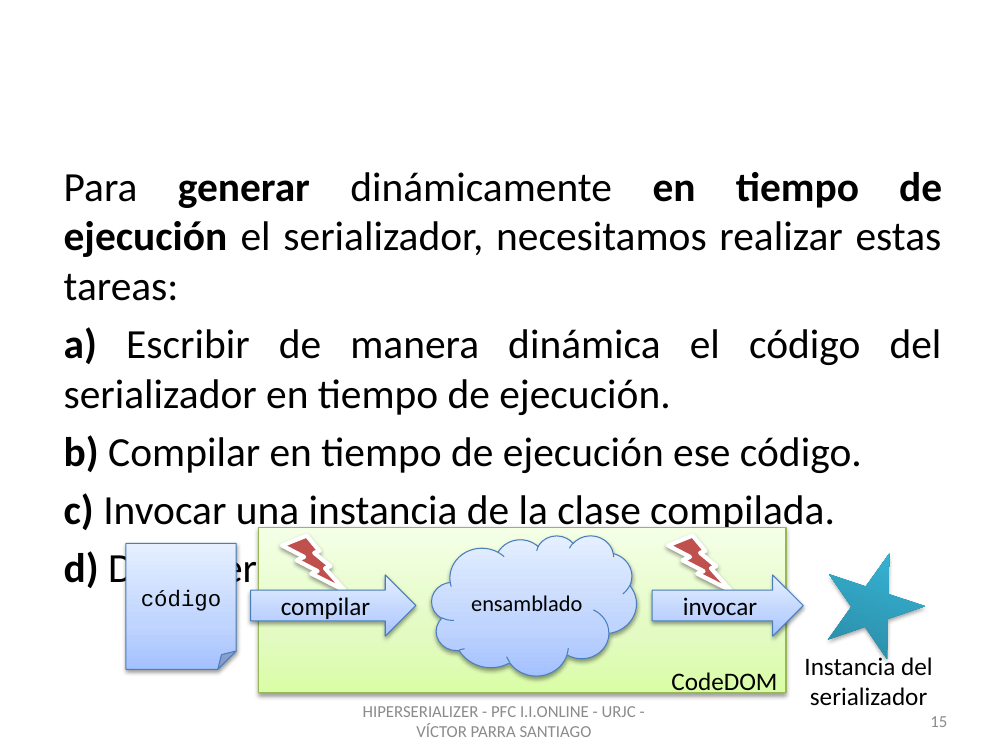
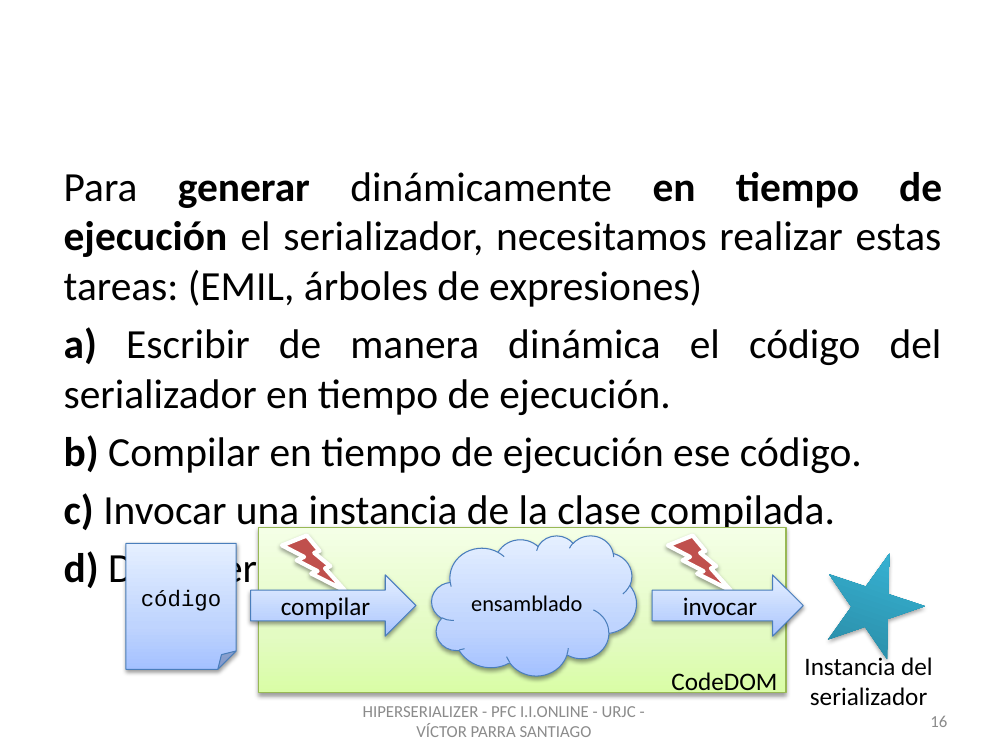
Before and after one commit to vitiparra/ProyectoFinDeCarrera, a slide deck: slide 16 of Memoria/PFC HiperSerializer.pptx (slide 15 before the commit). Drawn at 1008x756 pixels with LibreOffice and Linux fonts; fonts in the diff are those of the drawing; background and template pictures are left out. Boxes give left, top, right and bottom in pixels: in the first picture for what was removed or moved away, otherwise in the second. Text is boxed around its words. In the diff, an @@ line names an element or a change of style, - is before the commit and + after.

```diff
--- a/Memoria/PFC HiperSerializer.pptx
+++ b/Memoria/PFC HiperSerializer.pptx
@@ text at [64, 172, 942, 307]: text changed @@
-Para generar dinámicamente en tiempo de ejecución el serializador, necesitamos realizar estas tareas:
+Para generar dinámicamente en tiempo de ejecución el serializador, necesitamos realizar estas tareas: (EMIL, árboles de expresiones)
@@ page number at [930, 716, 947, 727]: text changed @@
-15
+16
```
Also in this commit, not shown: 17 other slides changed, 1 slide added.
